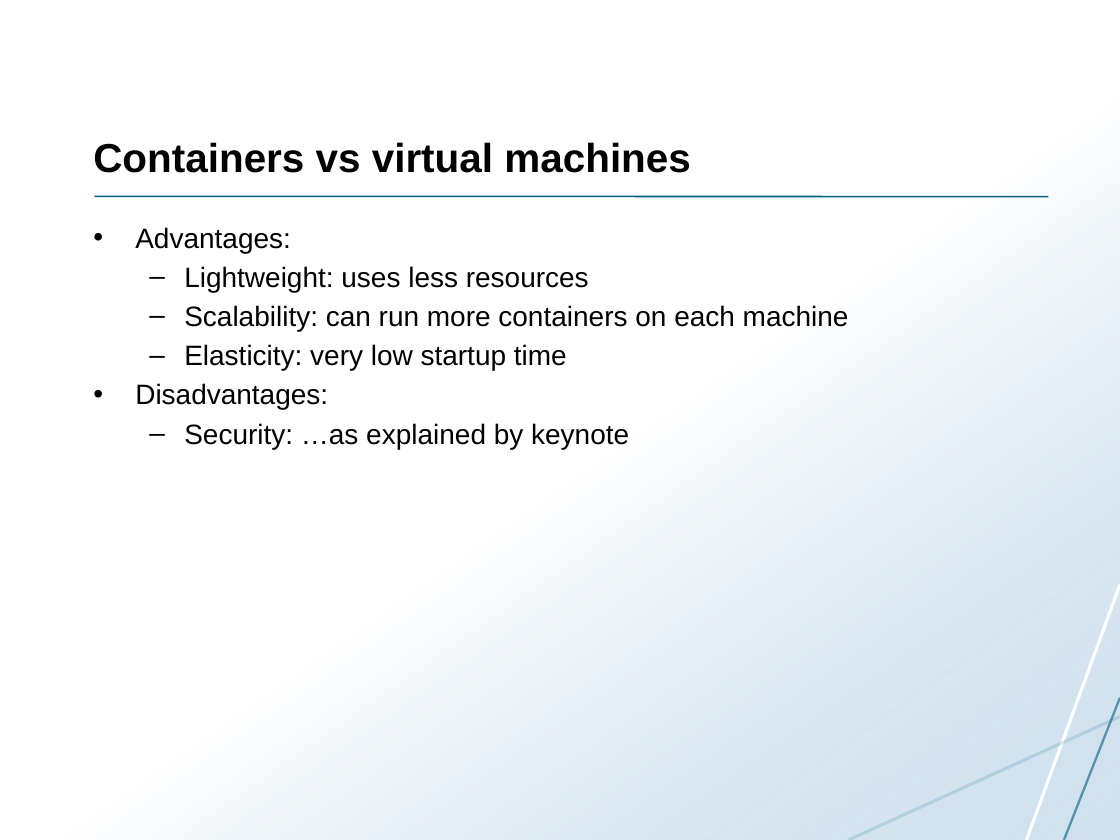
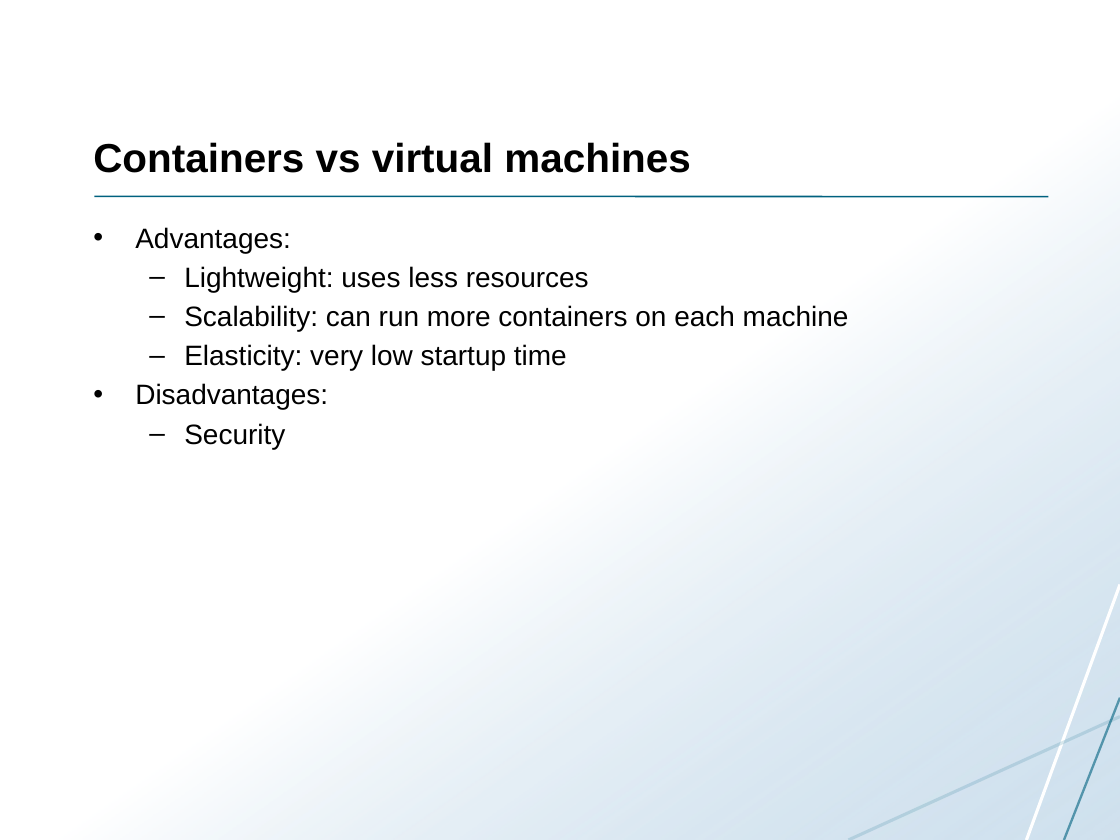
Before and after one commit to uit-inf-2201-s18/uit-inf-2201-s18.github.io, a slide deck: slide 6 of lectures/20 - Containers.pptx. Drawn at 1120x840 pixels with LibreOffice and Linux fonts; fonts in the diff are those of the drawing. Boxes give left, top, right and bottom in pixels: in the first picture for what was removed or moved away, otherwise in the second. Text is boxed around its words. In the diff, an @@ line names an element or a change of style, - is before the commit and + after.

```diff
--- a/lectures/20 - Containers.pptx
+++ b/lectures/20 - Containers.pptx
@@ text at [184,423,285,449]: text changed @@
-  – Security: …as explained by keynote
+  – Security
```
Also in this commit, not shown: 3 other slides changed, 1 other file.
